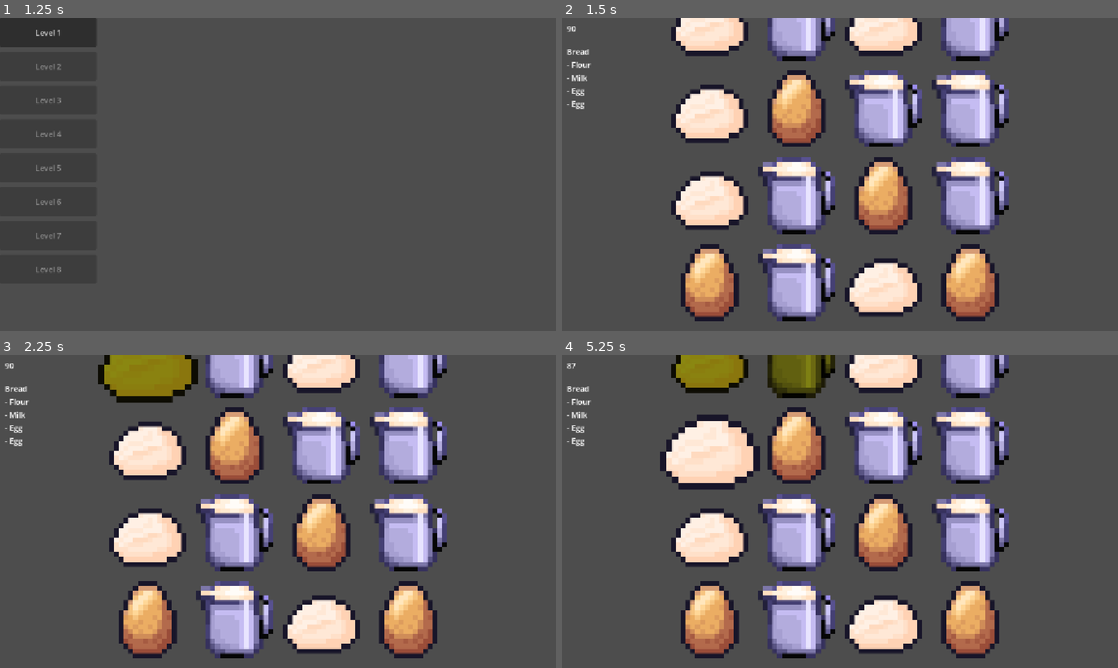
Above: before the commit, frames 1-4 (two rows, left to right).
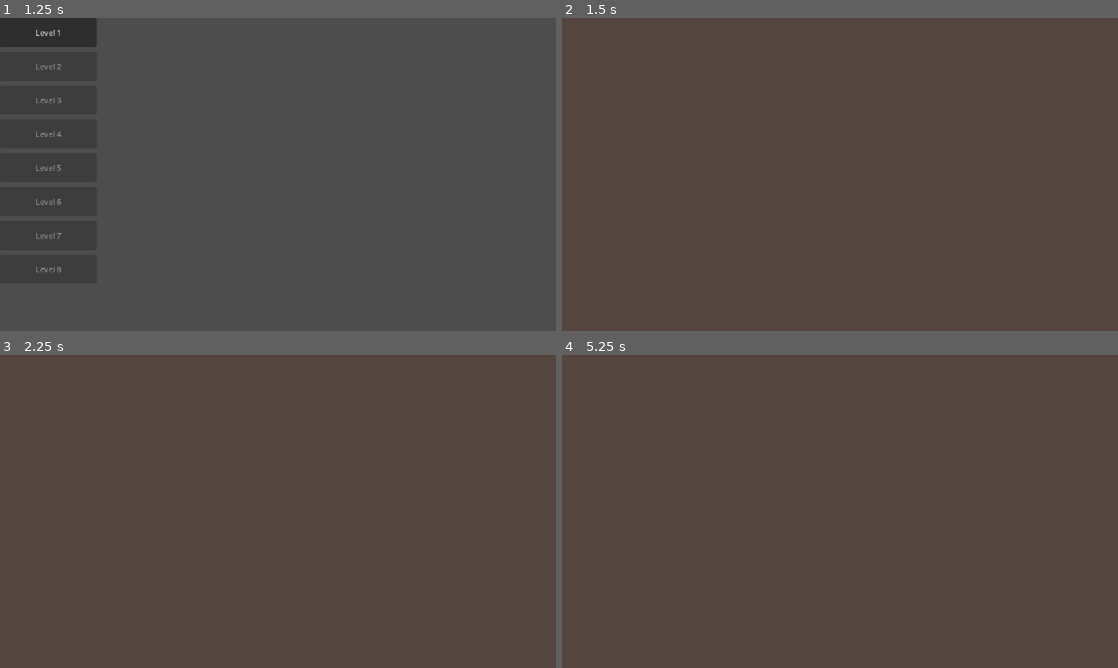
Above: after the commit, the same moments.

Repository: Krisha052/sweet-treat
Game: Godot game, scene res://scenes/main.tscn
Two runs of this game, one before a commit and one after it. Both use one fixed random seed, a clock stepped at 60 frames per second and the inputs below.
Inputs (mouse positions are in pixels of both pictures, inside the frame that each line leads up to):
- Up to frame 1 (1.25 s): click "Start" at 0.5 s
- Up to frame 2 (1.5 s): click "Level 1" at 1.25 s
- Up to frame 3 (2.25 s): tap Enter at 2 s; move the mouse to (150, 358) at 2.02 s; click (150, 358) at 2.17 s
- Up to frame 4 (5.25 s): tap Space at 2.75, 4.25 s; move the mouse to (795, 358) at 2.77 s; click (795, 358) at 2.92 s; tap Enter at 3.5, 5 s; move the mouse to (884, 358) at 3.52 s; click (884, 358) at 3.67 s; move the mouse to (967, 358) at 4.27 s; click (967, 358) at 4.42 s; move the mouse to (712, 445) at 5.02 s; click (712, 445) at 5.17 s

Frame 1 is identical in both runs. In frame 2, 34% of the frame differs, in the area x 0-81%, y 0-97%; in frame 3, 35%; in frame 4, 35%.
Error after the commit: Invalid call. Nonexistent function 'set_level' in base 'CanvasLayer (hud.gd)'. (res://scripts/gameplay/level_controller.gd:27)

Commit message:
Add win flow: background layer, 3s color shift, next_level_screen
- level_base.tscn: add CanvasLayer(layer=-1) with ColorRect bg (#544541)
  and ChoppingBoard TextureRect; remove ResultOverlay instance
- level_controller.gd: on win shift bg to #8a8f13, await 3s, then
  transition to next_level_screen.tscn (no overlay, board stays visible)
- next_level_screen.tscn/gd: #ddab79 bg, logo + cafe + next_level_button,
  loads level_{n+1}.tres or falls back to main_menu if none exists

Co-Authored-By: Claude Sonnet 4.6 <noreply@anthropic.com>

Diff:
--- a/scenes/levels/level_base.tscn
+++ b/scenes/levels/level_base.tscn
@@ -3,10 +3,27 @@
 [ext_resource type="Script" uid="uid://dwdyuov0gyjj7" path="res://scripts/gameplay/level_controller.gd" id="1_base"]
 [ext_resource type="PackedScene" uid="uid://c100000000007" path="res://scenes/gameplay/order_manager.tscn" id="2_base"]
 [ext_resource type="PackedScene" uid="uid://c100000000004" path="res://scenes/ui/hud.tscn" id="3_base"]
-[ext_resource type="PackedScene" path="res://scenes/ui/result_overlay.tscn" id="6_base"]
+[ext_resource type="Texture2D" path="res://assets/textures/backgrounds/choppingBoard.png" id="4_base"]
 
 [node name="LevelBase" type="Node2D"]
 script = ExtResource("1_base")
+
+[node name="BackgroundLayer" type="CanvasLayer" parent="."]
+layer = -1
+
+[node name="Background" type="ColorRect" parent="BackgroundLayer"]
+anchor_right = 1.0
+anchor_bottom = 1.0
+color = Color(0.329, 0.271, 0.255, 1)
+
+[node name="ChoppingBoard" type="TextureRect" parent="BackgroundLayer"]
+anchor_left = 0.0
+anchor_top = 0.12
+anchor_right = 1.0
+anchor_bottom = 0.82
+expand_mode = 1
+stretch_mode = 5
+texture = ExtResource("4_base")
 
 [node name="Timer" type="Timer" parent="."]
 
@@ -16,7 +33,5 @@
 
 [node name="Ingredients" type="Node2D" parent="."]
 
-[node name="ResultOverlay" parent="." instance=ExtResource("6_base")]
-
 [connection signal="all_orders_cleared" from="OrderManager" to="." method="on_all_orders_cleared"]
 [connection signal="time_updated" from="." to="HUD" method="update_timer"]
--- /dev/null
+++ b/scenes/ui/next_level_screen.tscn
@@ -0,0 +1,47 @@
+[gd_scene load_steps=5 format=3]
+
+[ext_resource type="Script" path="res://scripts/ui/next_level_screen.gd" id="1_nls"]
+[ext_resource type="Texture2D" path="res://assets/textures/backgrounds/cafe.png" id="2_nls"]
+[ext_resource type="Texture2D" path="res://assets/textures/branding/logo.png" id="3_nls"]
+[ext_resource type="Texture2D" path="res://assets/textures/buttons/next_level_button.png" id="4_nls"]
+
+[node name="NextLevelScreen" type="Control"]
+anchor_right = 1.0
+anchor_bottom = 1.0
+script = ExtResource("1_nls")
+
+[node name="BG" type="ColorRect" parent="."]
+anchor_right = 1.0
+anchor_bottom = 1.0
+color = Color(0.867, 0.671, 0.475, 1)
+
+[node name="Cafe" type="TextureRect" parent="."]
+anchor_left = 0.0
+anchor_top = 0.5
+anchor_right = 1.0
+anchor_bottom = 1.0
+expand_mode = 1
+stretch_mode = 5
+texture = ExtResource("2_nls")
+
+[node name="Logo" type="TextureRect" parent="."]
+anchor_left = 0.05
+anchor_top = 0.04
+anchor_right = 0.95
+anchor_bottom = 0.36
+expand_mode = 1
+stretch_mode = 5
+texture = ExtResource("3_nls")
+
+[node name="NextLevelButton" type="TextureButton" parent="."]
+anchor_left = 0.5
+anchor_top = 0.46
+anchor_right = 0.5
+anchor_bottom = 0.46
+offset_left = -207.0
+offset_top = -36.0
+offset_right = 207.0
+offset_bottom = 36.0
+ignore_texture_size = true
+stretch_mode = 5
+texture_normal = ExtResource("4_nls")
--- a/scripts/gameplay/level_controller.gd
+++ b/scripts/gameplay/level_controller.gd
@@ -5,6 +5,7 @@
 @onready var _timer: Timer = $Timer
 @onready var _order_manager: OrderManager = $OrderManager
 @onready var _hud = $HUD
+@onready var _bg: ColorRect = $BackgroundLayer/Background
 
 const _INGREDIENT_SCENE := preload("res://scenes/gameplay/ingredient.tscn")
 const BOARD_COLS := 4
@@ -23,6 +24,7 @@
 
 	level_config = config
 	GameManager.start_level(config)
+	_hud.set_level(config.level_id)
 
 	_build_eligible_set(config)
 	_init_board()
@@ -158,7 +160,15 @@
 	if _time_remaining <= 0.0:
 		_timer.stop()
 		GameManager.set_fail()
+		get_tree().call_deferred("change_scene_to_file", "res://scenes/ui/game_over_screen.tscn")
 
 func on_all_orders_cleared() -> void:
 	_timer.stop()
 	GameManager.set_win()
+	_begin_win_sequence()
+
+func _begin_win_sequence() -> void:
+	_bg.color = Color("#8a8f13")
+	await get_tree().create_timer(3.0).timeout
+	# TODO: show interstitial ad here
+	get_tree().call_deferred("change_scene_to_file", "res://scenes/ui/next_level_screen.tscn")
--- /dev/null
+++ b/scripts/ui/next_level_screen.gd
@@ -0,0 +1,14 @@
+extends Control
+
+func _ready() -> void:
+	$NextLevelButton.pressed.connect(_on_next_pressed)
+
+func _on_next_pressed() -> void:
+	var next_id := GameManager.current_level_id + 1
+	var path := "res://data/levels/level_%02d.tres" % (next_id + 1)
+	var config: LevelConfig = load(path)
+	if not config:
+		get_tree().call_deferred("change_scene_to_file", "res://scenes/ui/main_menu.tscn")
+		return
+	GameManager.pending_level_config = config
+	get_tree().call_deferred("change_scene_to_file", "res://scenes/levels/level_base.tscn")
